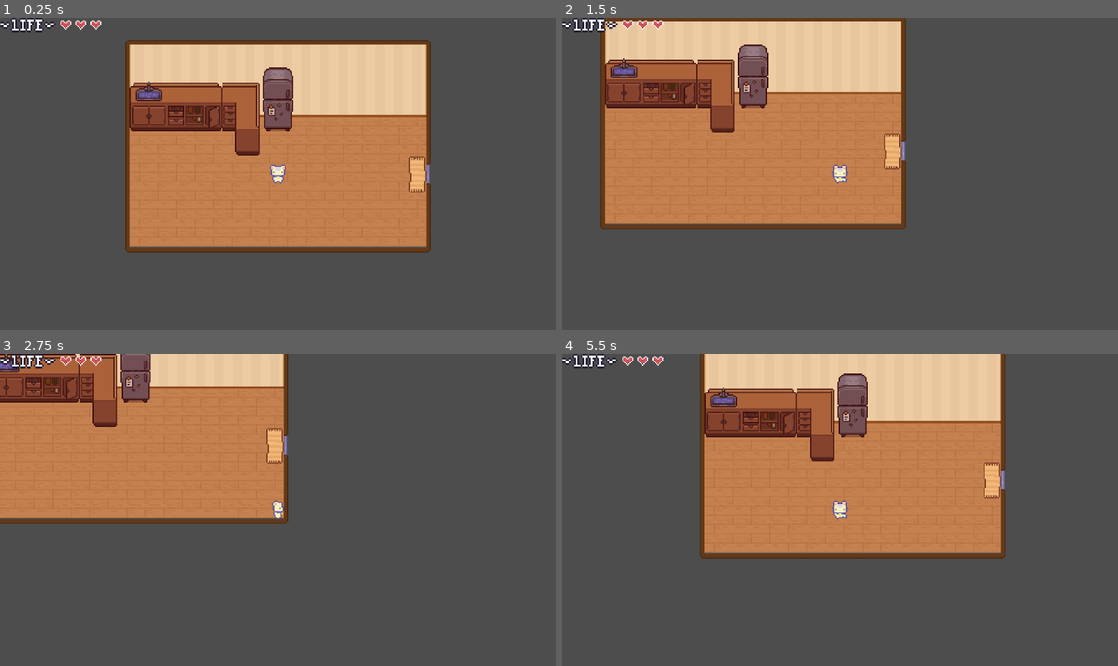
Above: before the commit, frames 1-4 (two rows, left to right).
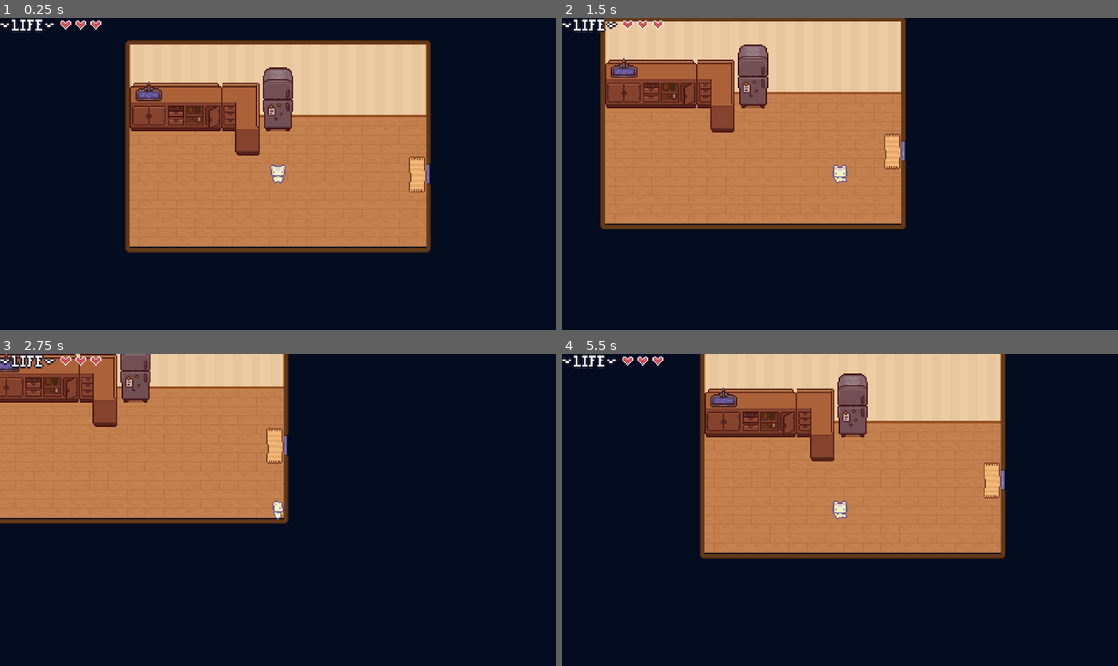
Above: after the commit, the same moments.

Repository: yonisabag11/DiscreteMath_EscapeRoom
Game: Godot game, scene res://Levels/Room1.tscn
Same seed, same stepped clock (60 frames per second), same inputs: the game is played once before the commit and once after it. This scene is started directly instead of the project's main scene.
Inputs:
- Up to frame 1 (0.25 s): no input
- Up to frame 2 (1.5 s): tap Enter at 0.5 s; hold D (right) 0.53-1.28 s; hold E (Interact) 0.53-1.28 s; hold S (down) from 1.28 s (still down); tap E (Interact) at 1.35 s
- Up to frame 3 (2.75 s): release S (down) at 2.03 s; hold D (right) from 2.03 s (still down); hold E (Interact) from 2.03 s (still down)
- Up to frame 4 (5.5 s): release D (right) at 2.78 s; release E (Interact) at 2.78 s; hold W (up) 2.78-3.53 s; tap E (Interact) at 2.85, 4.35 s; hold E (Interact) 3.53-4.28 s; hold A (left) 3.53-5.03 s; hold S (down) from 5.03 s (still down); hold E (Interact) from 5.03 s (still down)

The runs differ from the first frame. In frame 1, 62% of the frame differs, in the area x 0-100%, y 0-100%; in frame 2, 63%; in frame 3, 72%; in frame 4, 64%.

Commit message:
Background color change + interaction position change
added x and y offset variables which can be configured to change the position of the interaction label

Diff:
--- a/Interaction/Interaction Area/interaction_area.gd
+++ b/Interaction/Interaction Area/interaction_area.gd
@@ -2,16 +2,14 @@
 class_name InteractionArea
 
 @export var action_name: String = "interact"
-
-
+@export var label_offset_x: float = 0.0
+@export var label_offset_y: float = 0.0
 
 var interact: Callable = func():
 	pass
 
-
 func _on_body_entered(body: Node2D) -> void:
 	InteractionManager.register_area(self)
 
-
 func _on_body_exited(body: Node2D) -> void:
 	InteractionManager.unregister_area(self)
--- a/Interaction/interaction_manager.gd
+++ b/Interaction/interaction_manager.gd
@@ -24,9 +24,9 @@
 func _process(delta):
 	if active_areas.size() > 0 and can_interact:
 		active_areas.sort_custom(_sort_by_distance_to_player)
-		label.text = base_text + active_areas[0].action_name
+		var area = active_areas[0]
+		label.text = base_text + area.action_name
 
-		var area = active_areas[0]
 		var collision_shape = area.get_node("CollisionShape2D")
 		if collision_shape and collision_shape.shape:
 			var shape = collision_shape.shape
@@ -37,13 +37,14 @@
 				shape_height = shape.height
 			elif shape is CircleShape2D:
 				shape_height = shape.radius * 2
-			# Add other shape types as needed
 
+			# Apply custom offset
 			label.global_position = collision_shape.global_position
-			label.global_position.y += shape_height / 2 - 10
-			label.global_position.x -= label.size.x / 2
+			label.global_position.x += area.label_offset_x - (label.size.x / 2)
+			label.global_position.y += area.label_offset_y + (shape_height / 2) - 10
 		else:
-			label.global_position = area.global_position
+			label.global_position = area.global_position + Vector2(area.label_offset_x, area.label_offset_y)
+
 		label.show()
 	else:
 		label.hide()
--- a/Levels/Room1.tscn
+++ b/Levels/Room1.tscn
@@ -8,6 +8,7 @@
 [ext_resource type="Texture2D" uid="uid://difwjq7ivj8hx" path="res://Art/Tilesets/TopDownHouse_FloorsAndWalls.png" id="5_utngc"]
 [ext_resource type="Texture2D" uid="uid://wrwwbhbkkj7y" path="res://Art/Tilesets/TopDownHouse_FurnitureState2.png" id="6_myol5"]
 [ext_resource type="Texture2D" uid="uid://qy1pltdp3opw" path="res://Art/Tilesets/TopDownHouse_FurnitureState1.png" id="7_cmvtn"]
+[ext_resource type="PackedScene" uid="uid://c0a8a4ml255ci" path="res://Interaction/Interaction Area/interaction_area.tscn" id="9_utngc"]
 
 [sub_resource type="TileSetAtlasSource" id="TileSetAtlasSource_xciqp"]
 texture = ExtResource("5_utngc")
@@ -1326,6 +1327,9 @@
 [sub_resource type="RectangleShape2D" id="RectangleShape2D_qgpdn"]
 size = Vector2(2, 23)
 
+[sub_resource type="CircleShape2D" id="CircleShape2D_myol5"]
+radius = 19.6469
+
 [node name="Room1" type="Node2D"]
 script = ExtResource("1_8j3qf")
 
@@ -1367,4 +1371,14 @@
 position = Vector2(132, 0.5)
 shape = SubResource("RectangleShape2D_qgpdn")
 
+[node name="InteractionArea" parent="." instance=ExtResource("9_utngc")]
+position = Vector2(-12, 19)
+action_name = "read"
+label_offset_x = -10.0
+label_offset_y = -30.0
+
+[node name="CollisionShape2D" type="CollisionShape2D" parent="InteractionArea"]
+position = Vector2(17, -55)
+shape = SubResource("CircleShape2D_myol5")
+
 [editable path="Doors/Door_E"]
--- a/project.godot
+++ b/project.godot
@@ -64,3 +64,4 @@
 textures/canvas_textures/default_texture_filter=0
 renderer/rendering_method="gl_compatibility"
 renderer/rendering_method.mobile="gl_compatibility"
+environment/defaults/default_clear_color=Color(0.0155877, 0.0478333, 0.127064, 1)
Not shown: 1 places in Levels/Room1.tscn that only renumber resources
